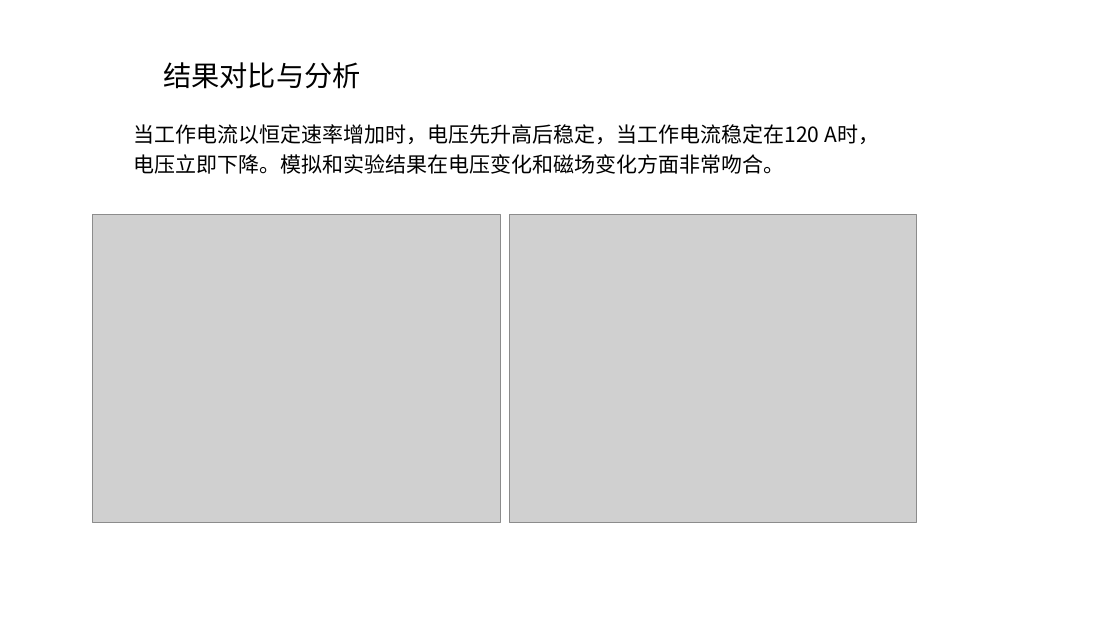
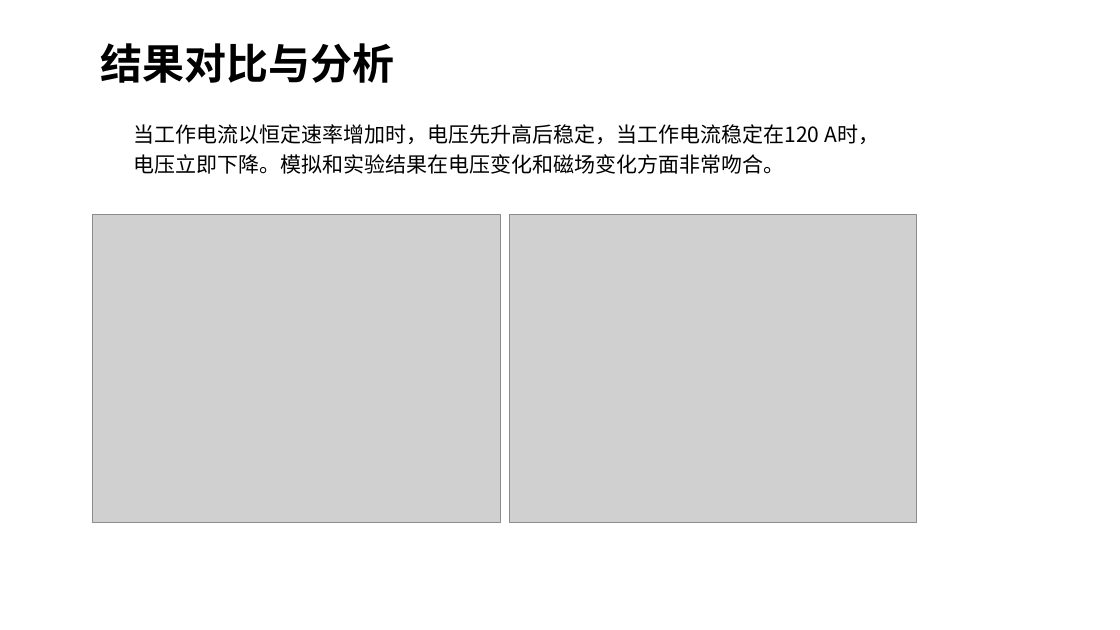
Before and after one commit to ql11/RR-coil-GC-model, a slide deck: slide 11 of 讲解.pptx. Drawn at 1120x630 pixels with LibreOffice and Linux fonts; fonts in the diff are those of the drawing; grey boxes stand for pictures. Boxes give left, top, right and bottom in pixels: in the first picture for what was removed or moved away, otherwise in the second. Text is boxed around its words. In the diff, an @@ line names an element or a change of style, - is before the commit and + after.

```diff
--- a/讲解.pptx
+++ b/讲解.pptx
@@ text "结果对比与分析": place and size @@
-text "结果对比与分析" at bbox=[163, 62, 361, 89]
+text "结果对比与分析" at bbox=[101, 43, 395, 83]
@@ text "结果对比与分析" at bbox=[101, 43, 395, 83]: size 24.2 to 36 pt, bold on; line spacing 0.7 to 0.9 @@
```
Also in this commit, not shown: 6 other slides changed.
